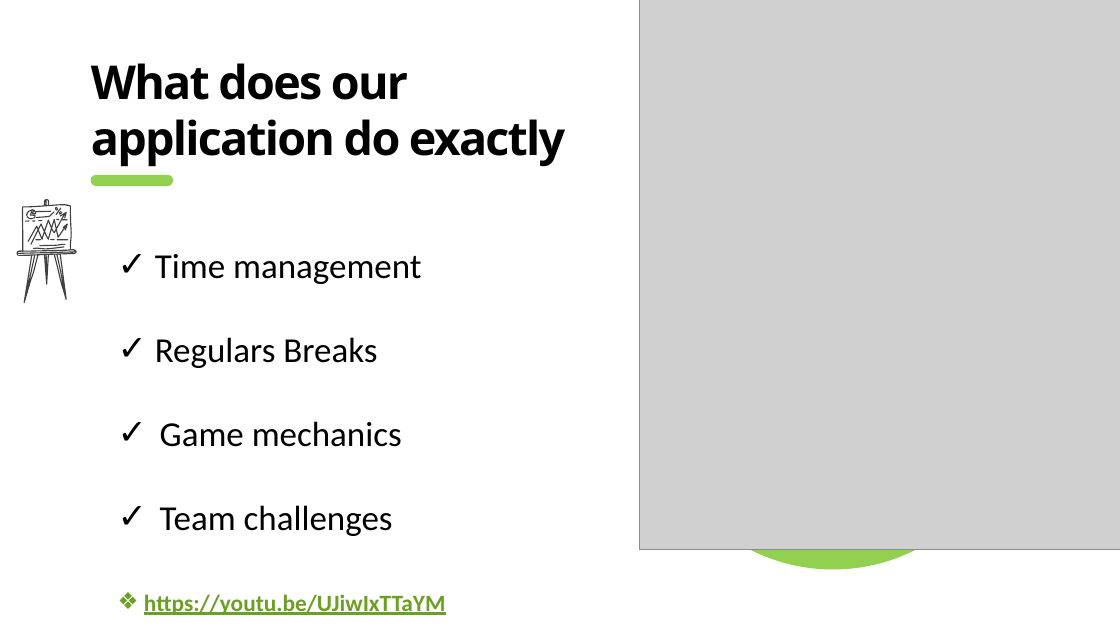
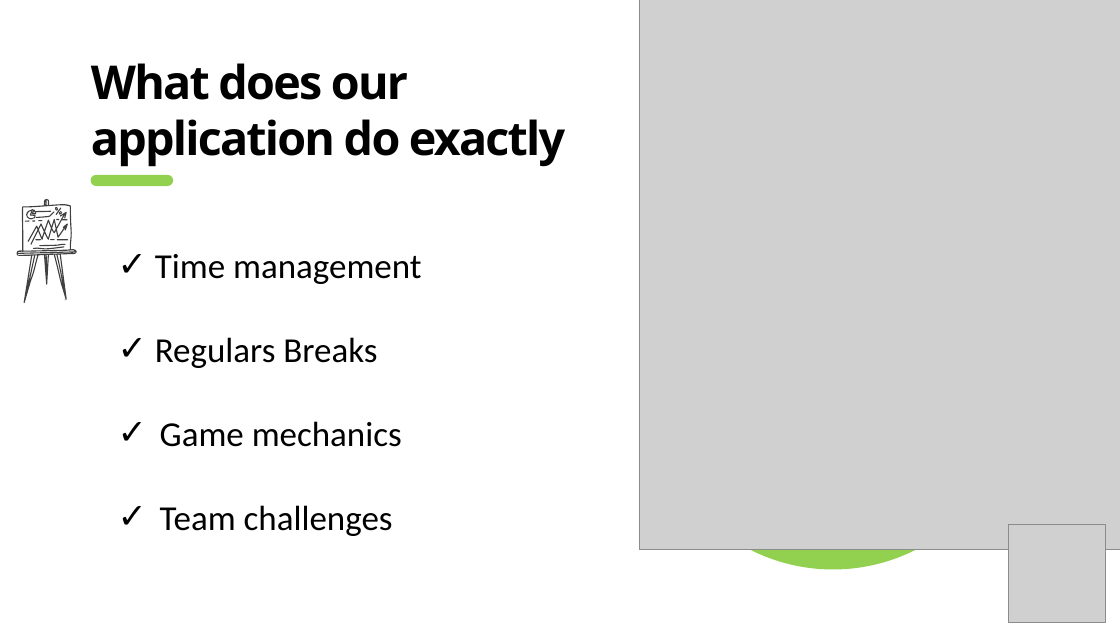
Before and after one commit to savaiulian11/DevHacks2022, a slide deck: slide 5 of ATM_Team.pptx. Drawn at 1120x630 pixels with LibreOffice and Linux fonts; fonts in the diff are those of the drawing; grey boxes stand for pictures. Boxes give left, top, right and bottom in pixels: in the first picture for what was removed or moved away, otherwise in the second. Text is boxed around its words. In the diff, an @@ line names an element or a change of style, - is before the commit and + after.

```diff
--- a/ATM_Team.pptx
+++ b/ATM_Team.pptx
@@ picture added at box(1008, 525, 1106, 623) @@
@@ text at box(144, 594, 445, 615): paragraph removed @@
-❖ https://youtu.be/UJiwIxTTaYM
```
Also in this commit, not shown: 5 other slides changed, 3 other files.
